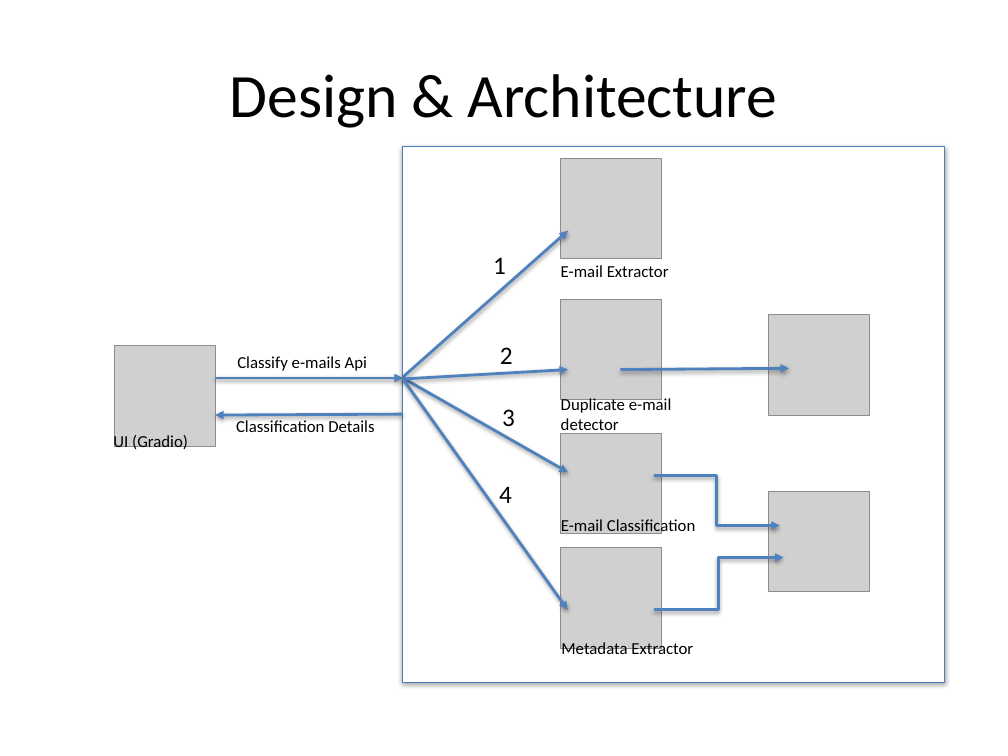
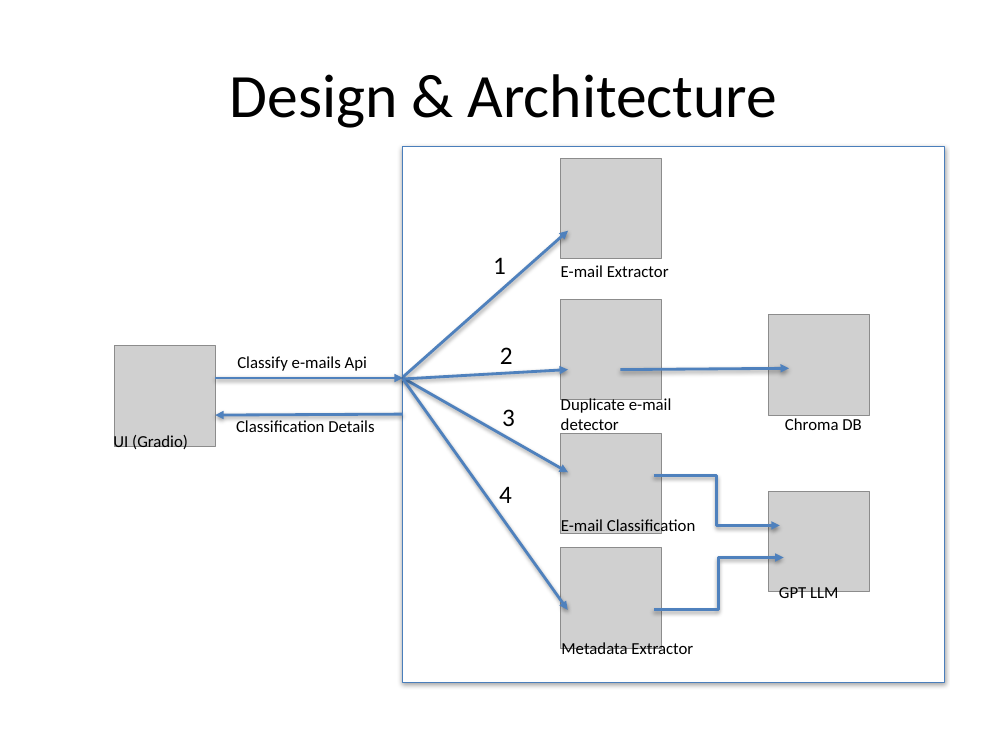
Before and after one commit to ewfx/gaied-ai-sparklers, a slide deck: slide 4 of artifacts/arch/AI_Email_Classification_Presentation.pptx. Drawn at 1008x756 pixels with LibreOffice and Linux fonts; fonts in the diff are those of the drawing; grey boxes stand for pictures. Boxes give left, top, right and bottom in pixels: in the first picture for what was removed or moved away, otherwise in the second. Text is boxed around its words. In the diff, an @@ line names an element or a change of style, - is before the commit and + after.

```diff
--- a/artifacts/arch/AI_Email_Classification_Presentation.pptx
+++ b/artifacts/arch/AI_Email_Classification_Presentation.pptx
@@ text added at (785,418,861,430), 12 pt, text #000000 @@
+Chroma DB
@@ text added at (779,587,838,602), 12 pt, text #000000 @@
+GPT LLM
```
Also in this commit, not shown: 1 other file.
